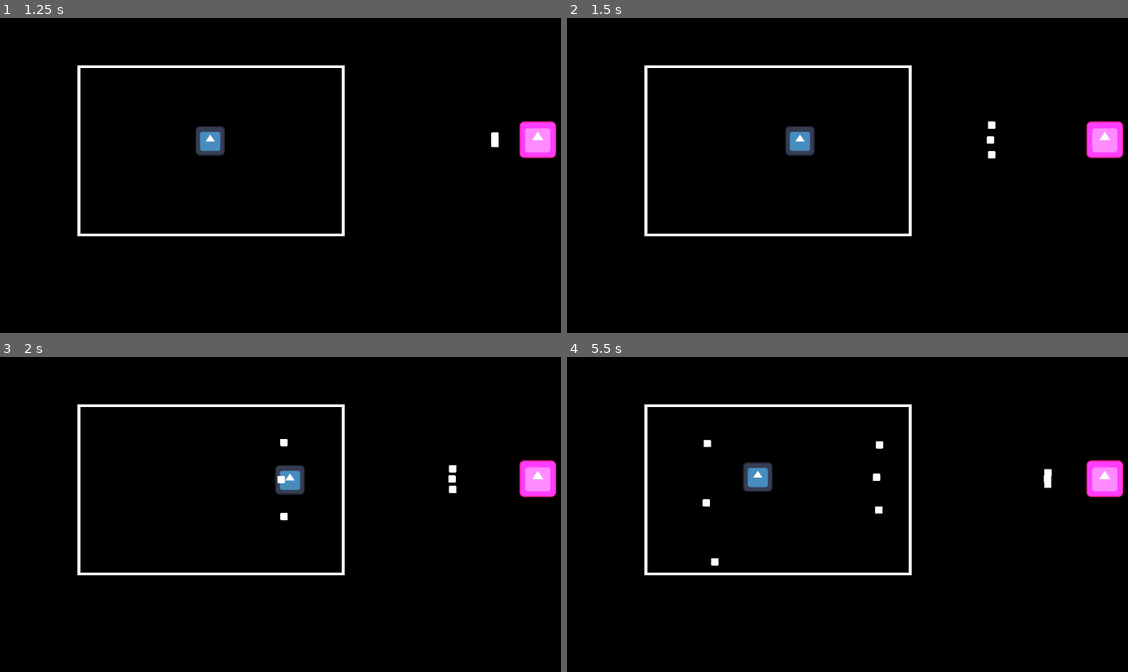
Above: before the commit, frames 1-4 (two rows, left to right).
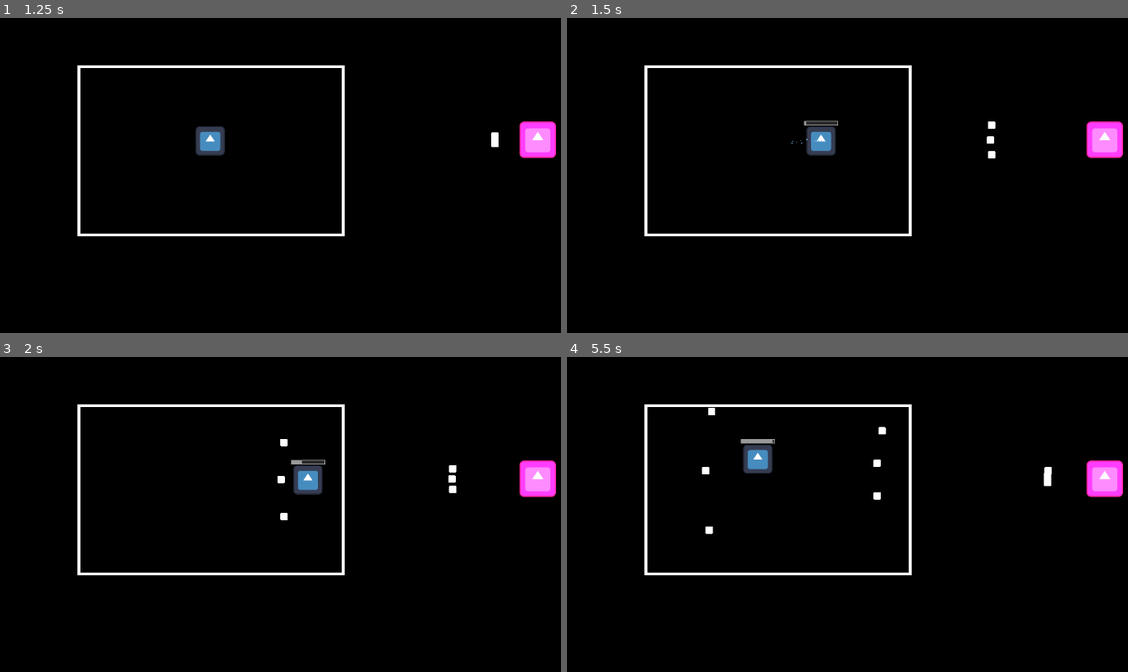
Above: after the commit, the same moments.

Repository: kriegueur/shovel_jam
Game: Godot game, scene res://scenes/battle_scene.tscn
The game is run twice, just before and just after one commit, with the same random seed, the same clock (stepped at 60 frames per second) and the same inputs. The engine's default icon, where the game draws it, is replaced by a stand-in: a white triangle on a blue panel in a dark square.
Inputs:
- Up to frame 1 (1.25 s): click "Attack" at 0.5 s
- Up to frame 2 (1.5 s): tap Enter at 1.25 s; hold D (right) from 1.28 s (still down); tap Shift (dash, bound only after the commit) at 1.35 s
- Up to frame 3 (2 s): keep holding D (right)
- Up to frame 4 (5.5 s): release D (right) at 2.03 s; hold S (down) 2.03-2.78 s; tap Shift (dash, bound only after the commit) every 0.75 s from 2.1 to 5.1 s; hold D (right) 2.78-3.53 s; hold W (up) 3.53-4.28 s; hold A (left) from 4.28 s (still down)

Frame 1 is identical in both runs. In frame 2, 0.9% of the frame differs, in the area x 38-49%, y 32-44%; in frame 3, 0.8%; in frame 4, 1.3%, in the area x 24-87%, y 16-67%.

Commit message:
feat(DASH): Dashing system with particles to be changes

Diff:
--- a/project.godot
+++ b/project.godot
@@ -41,3 +41,8 @@
 , Object(InputEventKey,"resource_local_to_scene":false,"resource_name":"","device":-1,"window_id":0,"alt_pressed":false …(186 unchanged characters)…
 ]
 }
+dash={
+"deadzone": 0.2,
+"events": [Object(InputEventKey,"resource_local_to_scene":false,"resource_name":"","device":-1,"window_id":0,"alt_pressed":false,"shift_pressed":false,"ctrl_pressed":false,"meta_pressed":false,"pressed":false,"keycode":0,"physical_keycode":4194325,"key_label":0,"unicode":0,"location":0,"echo":false,"script":null)
+]
+}
--- a/scenes/player.tscn
+++ b/scenes/player.tscn
@@ -8,6 +8,16 @@
 
 [sub_resource type="RectangleShape2D" id="RectangleShape2D_g2els"]
 size = Vector2(36, 36)
+
+[sub_resource type="StyleBoxFlat" id="StyleBoxFlat_g2els"]
+bg_color = Color(0.2, 0.2, 0.2, 0.8)
+border_width_left = 1
+border_width_top = 1
+border_width_right = 1
+border_width_bottom = 1
+
+[sub_resource type="StyleBoxFlat" id="StyleBoxFlat_qhqgy"]
+border_color = Color(0.3, 0.8, 1, 0.9)
 
 [node name="Player" type="CharacterBody2D" groups=["player"]]
 script = ExtResource("1_onrkg")
@@ -26,3 +36,15 @@
 
 [node name="CollisionShape2D" type="CollisionShape2D" parent="hurtbox"]
 shape = SubResource("RectangleShape2D_g2els")
+
+[node name="DashCooldownBar" type="ProgressBar" parent="."]
+visible = false
+offset_left = -30.0
+offset_top = -35.0
+offset_right = 30.0
+offset_bottom = -27.0
+theme_override_styles/background = SubResource("StyleBoxFlat_g2els")
+theme_override_styles/fill = SubResource("StyleBoxFlat_qhqgy")
+max_value = 10.0
+value = 10.0
+show_percentage = false
--- a/scripts/player.gd
+++ b/scripts/player.gd
@@ -4,7 +4,8 @@
 
 enum PlayerState {
 	WAIT,
-	MOVE
+	MOVE,
+	DASHING
 }
 
 signal player_hit
@@ -12,20 +13,107 @@
 var state : PlayerState = PlayerState.WAIT
 
 const SPEED = 200
+const DASH_SPEED = 600
+const DASH_DURATION = 0.2
+const DASH_COOLDOWN = 2.0
+
+var dash_direction : Vector2 = Vector2.ZERO
+var dash_timer : float = 0.0
+var dash_cooldown_timer : float = 0.0
+var can_dash : bool = true
 
 # Called when the node enters the scene tree for the first time.
 func _ready() -> void:
 	$hurtbox.connect("area_entered", func(area : Area2D):
 		player_hit.emit()
 	)
+	$DashCooldownBar.min_value = 0
+	$DashCooldownBar.max_value = DASH_COOLDOWN
+	$DashCooldownBar.value = DASH_COOLDOWN
 
 
+func show_dash_progressbar(delta: float) -> void:
+	if not can_dash:
+		dash_cooldown_timer += delta
+		$DashCooldownBar.value = dash_cooldown_timer
+		$DashCooldownBar.visible = true
+
+		if dash_cooldown_timer >= DASH_COOLDOWN:
+			can_dash = true
+			dash_cooldown_timer = 0.0
+			$DashCooldownBar.visible = false
+
+func movement_handler(delta: float) -> void:
+	var input_vector = Input.get_vector("left","right","up","down")
+	velocity = input_vector * SPEED
+	if Input.is_action_just_pressed("dash") and can_dash and input_vector != Vector2.ZERO:
+		start_dash(input_vector.normalized())
+	move_and_slide()
+
+func dashing_handler(delta: float):
+	dash_timer += delta
+	if dash_timer >= DASH_DURATION:
+		stop_dash()
+		return
+
+	var dash_progress = dash_timer / DASH_DURATION
+	var dash_intensity = 1.0 - (dash_progress * dash_progress)
+	velocity = dash_direction * DASH_SPEED * dash_intensity
+	move_and_slide()
+
+func start_dash(direction: Vector2):
+	state = PlayerState.DASHING
+	dash_direction = direction
+	dash_timer = 0.0
+	can_dash = false
+	dash_cooldown_timer = 0.0
+	create_dash_effect()
+
+func stop_dash():
+	state = PlayerState.MOVE
+	dash_timer = 0.0
+	velocity = Vector2.ZERO
+
+func create_dash_effect():
+	var particles = CPUParticles2D.new()
+	add_child(particles)
+
+	particles.emitting = true
+	particles.amount = 50
+	particles.lifetime = 0.5
+	particles.emission_shape = CPUParticles2D.EMISSION_SHAPE_POINT
+
+	var angle_spread = PI / 6
+	particles.direction = Vector2(dash_direction.x, dash_direction.y)
+	particles.spread = angle_spread * 180 / PI
+
+	particles.initial_velocity_min = 50.0
+	particles.initial_velocity_max = 100.0
+	particles.scale_amount_min = 1.0
+	particles.scale_amount_max = 2.0
+	particles.color = Color(0.5, 0.8, 1.0, 0.8)
+
+	particles.gravity = Vector2(0, 98)
+	particles.linear_accel_min = -50.0
+	particles.linear_accel_max = -30.0
+
+	var timer = Timer.new()
+	add_child(timer)
+	timer.wait_time = 0.5
+	timer.one_shot = true
+	timer.timeout.connect(func():
+		particles.queue_free()
+		timer.queue_free()
+	)
+	timer.start()
+
 func _physics_process(delta: float) -> void:
+	show_dash_progressbar(delta)
 	match state:
 		PlayerState.MOVE:
-			var input_vector = Input.get_vector("left","right","up","down")
-			velocity = input_vector * SPEED
-			move_and_slide()
+			movement_handler(delta)
+		PlayerState.DASHING:
+			dashing_handler(delta)
 		_:
 			pass
 
Not shown: 1 places in scenes/player.tscn that only renumber resources
